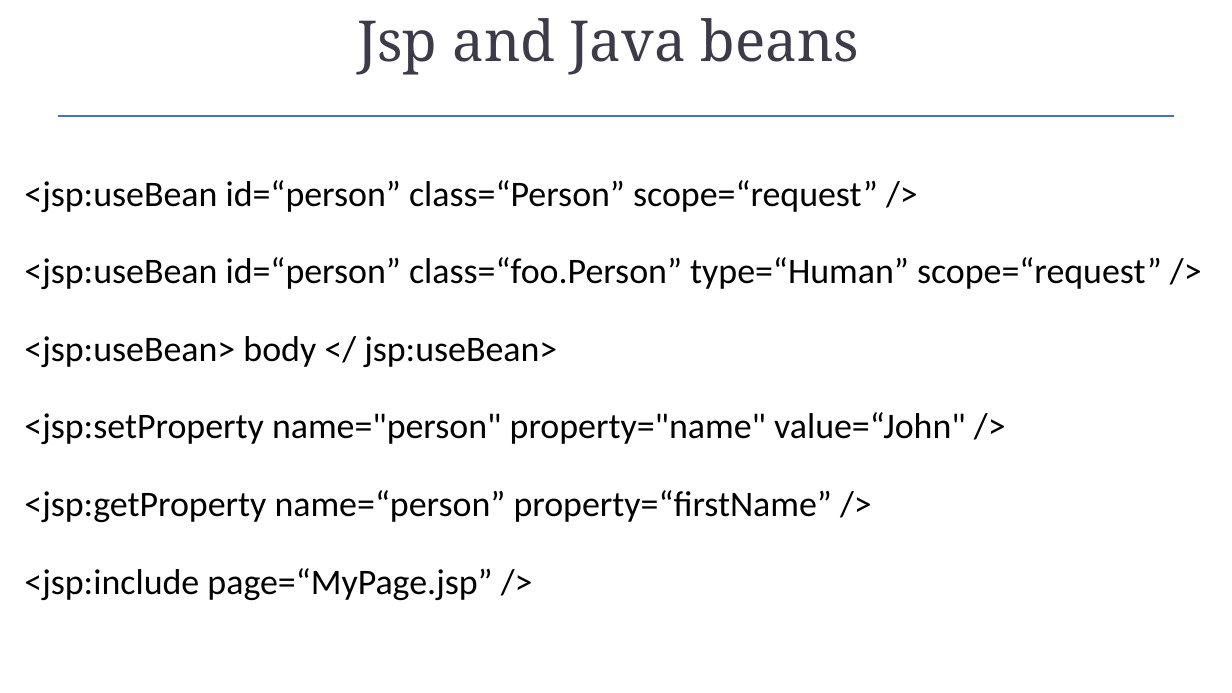
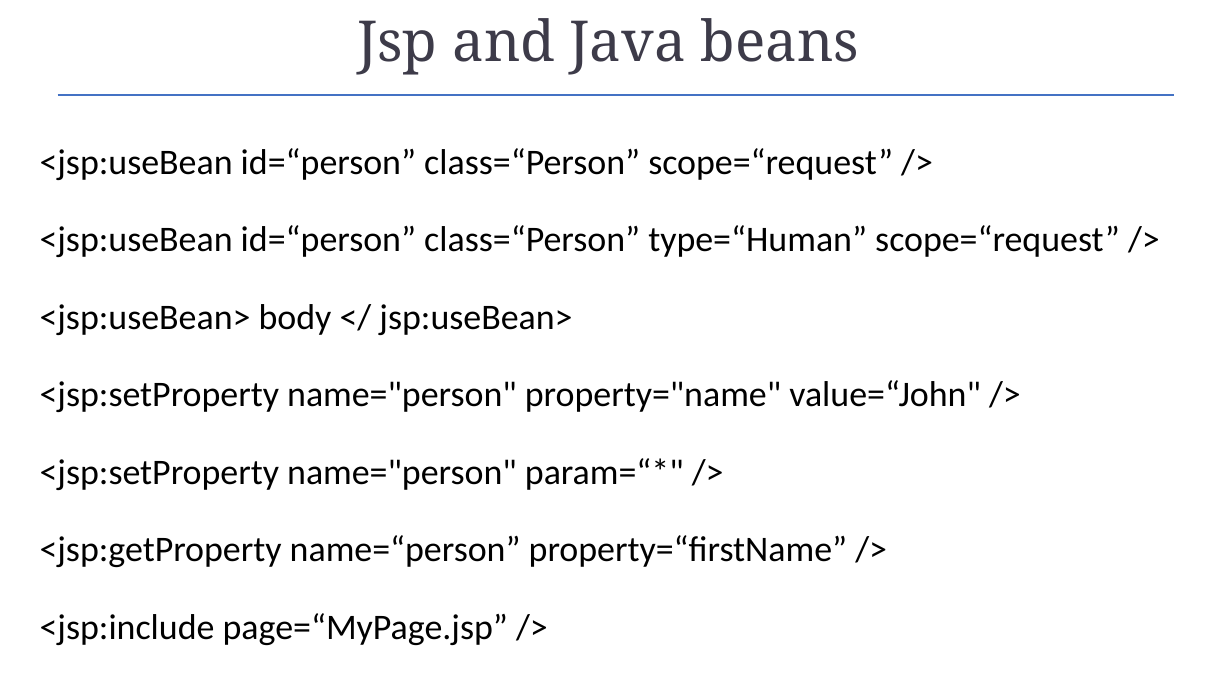
Before and after one commit to Garnik94/Levelup_presentations, a slide deck: slide 29 of Servlet/Servlet_Presentation.pptx. Drawn at 1232x693 pixels with LibreOffice and Linux fonts; fonts in the diff are those of the drawing. Boxes give left, top, right and bottom in pixels: in the first picture for what was removed or moved away, otherwise in the second. Text is boxed around its words. In the diff, an @@ line names an element or a change of style, - is before the commit and + after.

```diff
--- a/Servlet/Servlet_Presentation.pptx
+++ b/Servlet/Servlet_Presentation.pptx
@@ text "<jsp:useBean id=“person” class=“Person” scope=“request” />": place and size @@
-text "<jsp:useBean id=“person” class=“Person” scope=“request” />" at box(24, 180, 1162, 600)
+text "<jsp:useBean id=“person” class=“Person” scope=“request” />" at box(40, 148, 1120, 645)
@@ line moved from (57, 116) - (1175, 116) to (57, 95) - (1175, 95) @@
@@ text at box(40, 225, 1120, 257): text changed @@
-<jsp:useBean id=“person” class=“foo.Person” type=“Human” scope=“request” />
+<jsp:useBean id=“person” class=“Person” type=“Human” scope=“request” />
@@ text at box(40, 458, 684, 490): paragraph added @@
+<jsp:setProperty name="person" param=“*" />
```
Also in this commit, not shown: 3 other slides changed, 4 other files.
